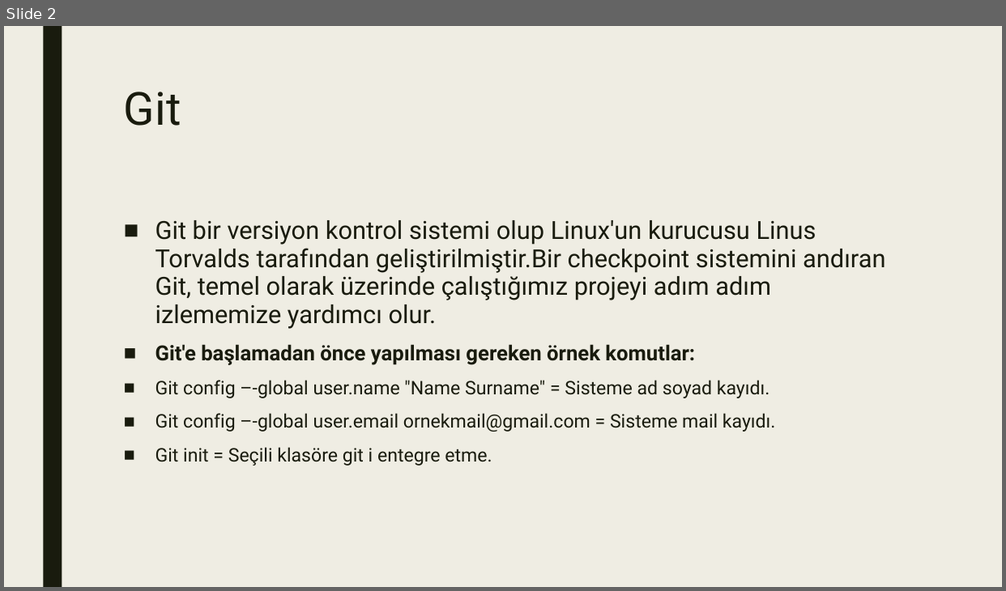
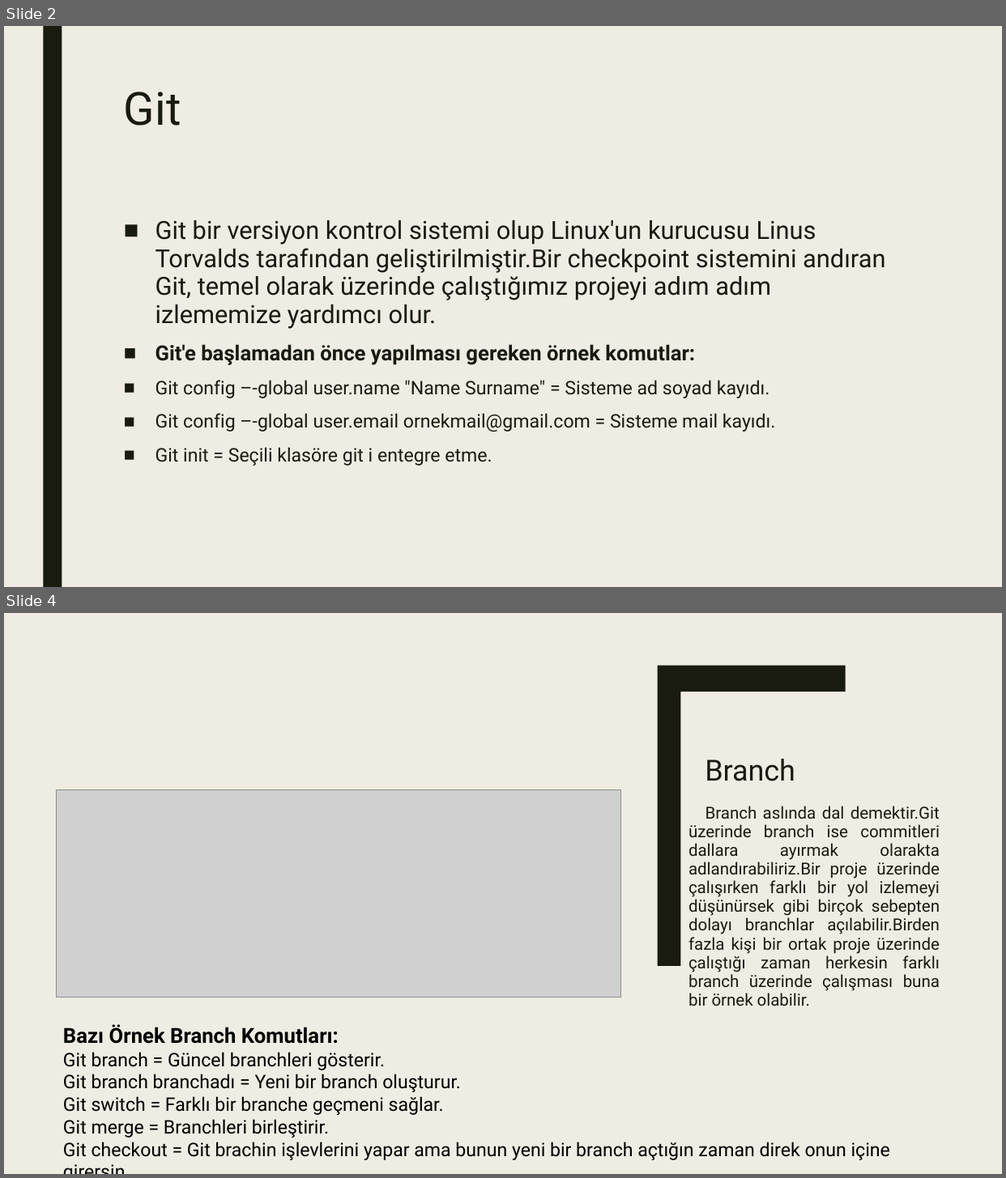
Before and after one commit to Berensr8/Git-Github, a slide deck: Gitsunum.pptx. Shown one above the other, each under a label of ours: slide 2 before the commit, slides 2 and 4 after it; the slides between them are not shown. The pictures are 1006x591 and 1006x1178 pixels, drawn with LibreOffice and Linux fonts; fonts in the diff are those of the drawing; grey boxes stand for pictures. Boxes give left, top, right and bottom in pixels: in the first picture for what was removed or moved away, otherwise in the second. Text is boxed around its words. In the diff, an @@ line names an element or a change of style, - is before the commit and + after.

```diff
--- a/Gitsunum.pptx
+++ b/Gitsunum.pptx
@@ slide 4 added at <box>4,613,1002,1174</box>, background #EFEDE3; not listed: 1 template element that a slide beside it also shows @@
@@ rectangle added at <box>4,613,1002,1174</box>, fill #EFEDE3 @@
@@ freeform shape added at <box>658,666,846,966</box>, fill #191B0E @@
@@ title added at <box>705,759,795,781</box>, 28 pt, text #191B0E @@
+Branch
@@ picture added at <box>56,790,621,997</box> @@
@@ text added at <box>688,806,940,1006</box>, 16 pt, text #191B0E @@
+Branch aslında dal demektir.Git üzerinde branch ise commitleri dallara ayırmak olarakta adlandırabiliriz.Bir proje üzerinde çalışırken farklı bir yol izlemeyi düşünürsek gibi birçok sebepten dolayı branchlar açılabilir.Birden fazla kişi bir ortak proje üzerinde çalıştığı zaman herkesin farklı branch üzerinde çalışması buna bir örnek olabilir.
@@ text added at <box>63,1024,890,1161</box>, 18 pt, text #000000 @@
+Bazı Örnek Branch Komutları:
+Git branch = Güncel branchleri gösterir.
+Git branch branchadı = Yeni bir branch oluşturur.
+Git switch = Farklı bir branche geçmeni sağlar.
+Git merge = Branchleri birleştirir.
+Git checkout = Git brachin işlevlerini yapar ama bunun yeni bir branch açtığın zaman direk onun içine girersin.
```
Also in this commit, not shown: 1 slide changed, 1 slide removed.
